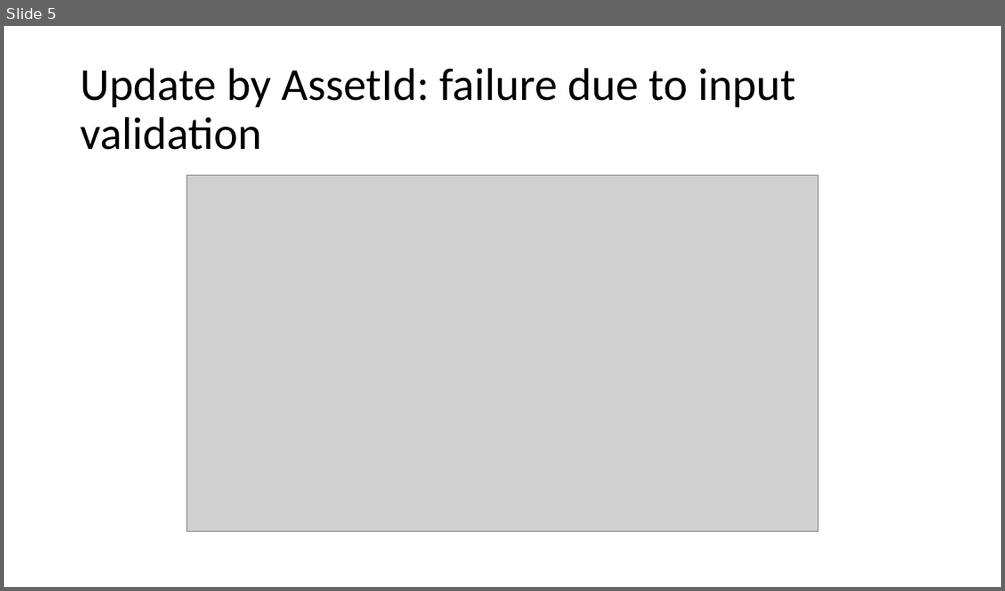
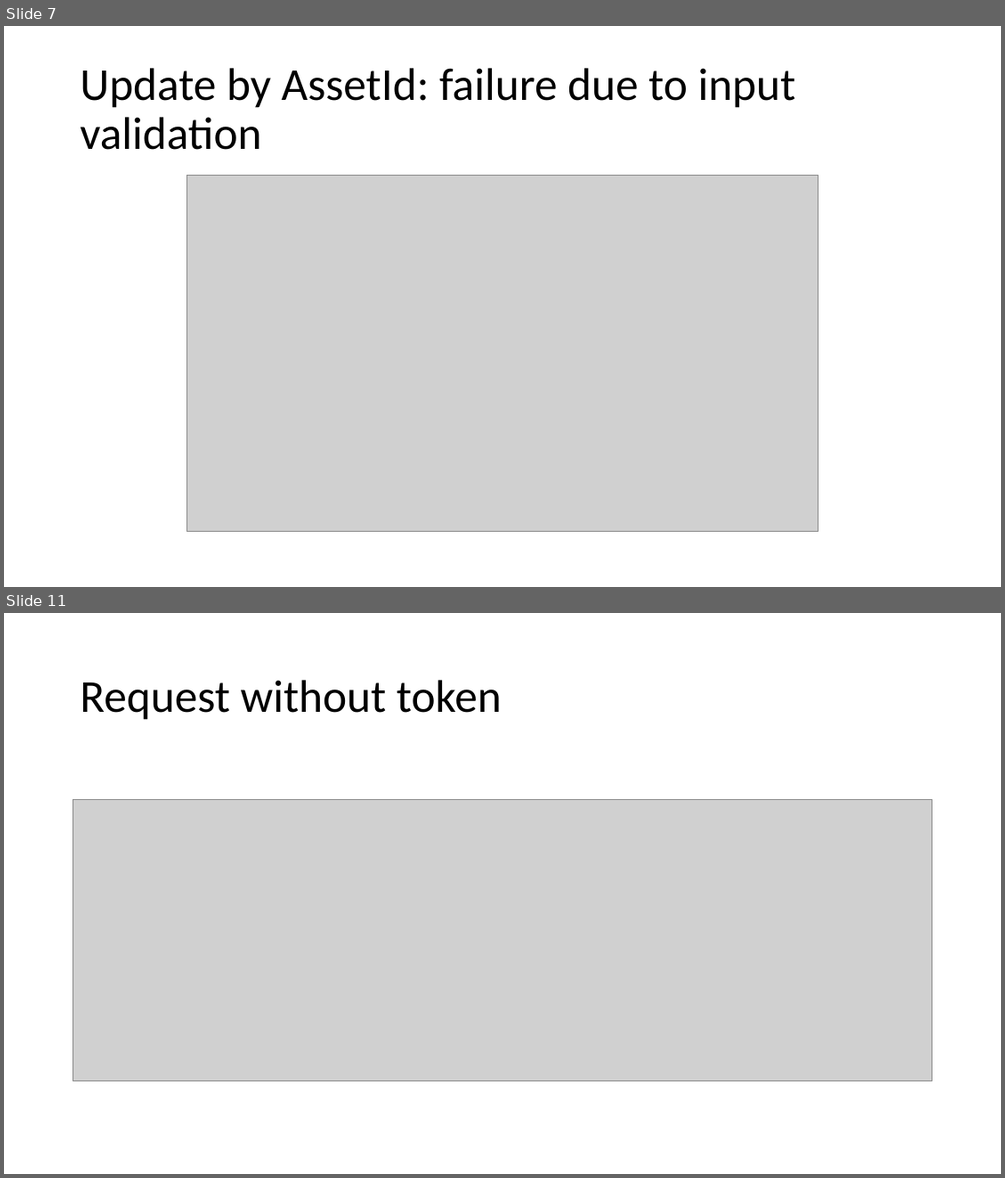
Before and after one commit to Lejuan60606/PlayGoodSolution, a slide deck: Presentation1.pptx. Shown one above the other, each under a label of ours: slide 5 before the commit, slides 7 and 11 after it; the slides between them are not shown. The pictures are 1005x591 and 1005x1178 pixels, drawn with LibreOffice and Linux fonts; fonts in the diff are those of the drawing; grey boxes stand for pictures. Boxes give left, top, right and bottom in pixels: in the first picture for what was removed or moved away, otherwise in the second. Text is boxed around its words. In the diff, an @@ line names an element or a change of style, - is before the commit and + after.

```diff
--- a/Presentation1.pptx
+++ b/Presentation1.pptx
@@ slide 11 added at box(4, 613, 1001, 1174), background #FFFFFF @@
@@ title added at box(80, 680, 502, 720), 44 pt, text #000000 @@
+Request without token
@@ picture added at box(73, 800, 933, 1081) @@
@@ what was slide 5 is now slide 7 @@
```
Also in this commit, not shown: 6 other slides added, 1 slide removed.
